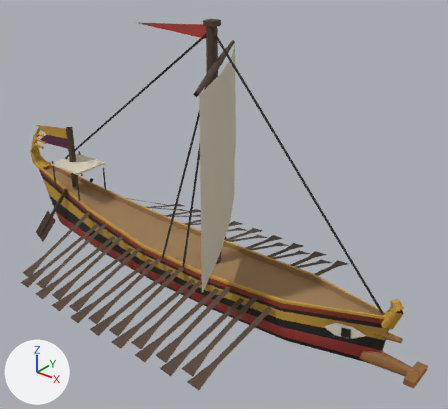
What one commit did to the glTF model public/harbour/kit/hull_gold_bireme_medium.glb.
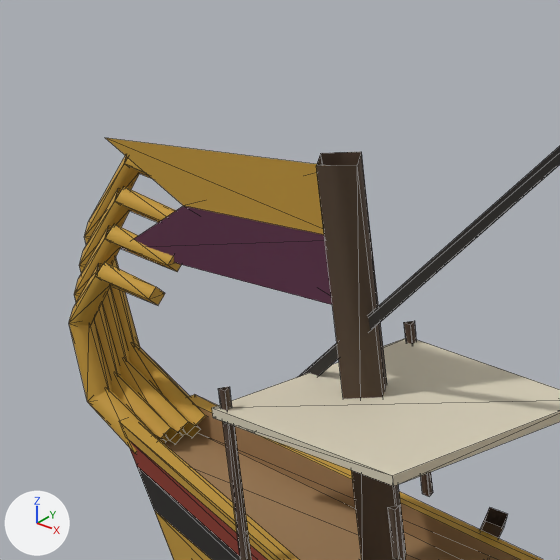
Each version appears first whole from a camera (50 mm lens) standing at (10.84, -11.67, 9.94) and looking at (1.23, 0.35, 2.49), and next in a close-up on the part from 5% to 23% of the width and 26% to 45% of the height. Lighting does not change. The marker at lower left points along +X, +Y and +Z. The first two pictures are the older version. The close-ups show mesh edges as thin lines. Where no turn or scale is listed for an object, it has been applied to the vertices. Vertices at exactly the same position are counted once.

Before the edit, the objects in view are built like this:
```python
me_deck_004 = bpy.data.meshes.new('deck.004')
me_deck_004.from_pydata(...)  # 64 vertices, 76 faces; spans x -1.25..1.25, y -0.78..0.78, z -1.61..1.61
me_deck_004.materials.append(mat_hb_opaque)
me_flag_004 = bpy.data.meshes.new('flag.004')
me_flag_004.from_pydata(...)  # 9 vertices, 9 faces; spans x -3.82..3.82, y -0.04..0.04, z -2.31..2.31
me_flag_004.materials.append(mat_hb_opaque)
me_hull_004 = bpy.data.meshes.new('hull.004')
me_hull_004.from_pydata(...)  # 286 vertices, 458 faces; spans x -7.24..7.24, y -0.9..0.9, z -1.86..1.86
me_hull_004.materials.append(mat_hb_opaque)
ob_deck = bpy.data.objects.new('deck', me_deck_004)
ob_deck.location = (-5.155, 0.0, 0.857)
ob_flag = bpy.data.objects.new('flag', me_flag_004)
ob_flag.location = (-2.682, -0.042, 5.03)
ob_hull = bpy.data.objects.new('hull', me_hull_004)
ob_hull.location = (0.127, 0.0, 1.274)
# also in view: 'rigging' at (0.26, 0.01, 4.1); 'mast' at (-1.81, 0.0, 4.01)
```
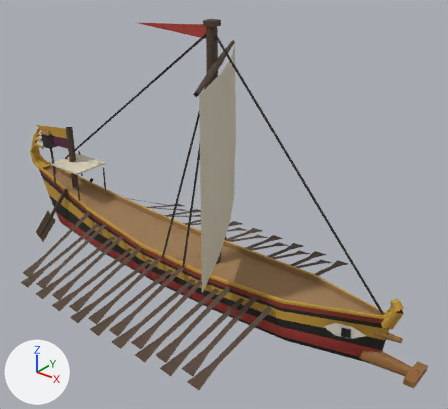
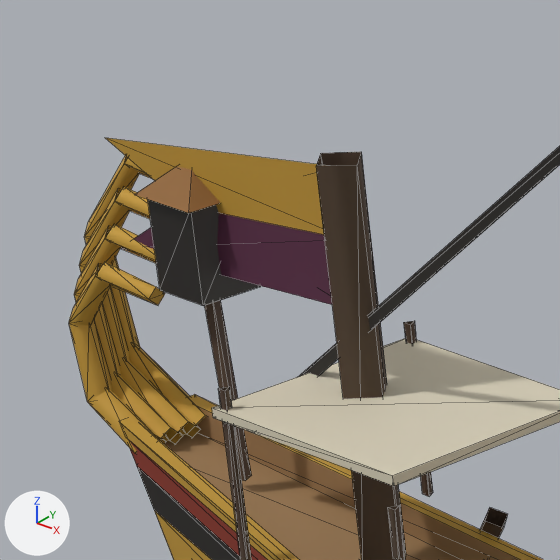
Where the newer file only moved an object's origin or applied its transform, the numbers keep the older frame.

Where the change shows, as pixel boxes [x1, y1, x2, y2] in the close-ups (560 x 560 px):
'deck', reshaped: before [212, 321, 560, 560]; after [134, 166, 560, 560]
'stern_lantern_glass', added: after [148, 199, 261, 306]
part 1 of me_deck_004, added: after [204, 300, 252, 481]
part 2 of me_deck_004, added: after [134, 166, 220, 213]

What changed in the scene script:
```text
Add mat_hb_emissive:
    mat_hb_emissive = bpy.data.materials.new('hb_emissive')
    # nodes: BsdfPrincipled, Mix, OutputMaterial, VertexColor
    # colours: white #e7e7e7, mixed with the vertex colours
Change me_deck_004:
    used by ob_deck; location = (-5.155, 0.0, 0.857)
    verts and faces of me_deck_004; kept vertices keep their numbers, new ones are numbered from 64
    remove me_deck_004.from_pydata(...)  # 64 vertices, 76 faces; spans x -1.25..1.25, y -0.78..0.78, z -1.61..1.61
    add me_deck_004.from_pydata(...)  # 79 vertices, 88 faces; spans x -1.25..1.25, y -0.78..0.78, z -1.61..2.43
    me_deck_004 part 1
    add verts[64] = (-0.7, 0.05, 0.79)  # pixel (251, 475)
    add verts[65] = (-0.73, -0.02, 0.79)
    add verts[66] = (-0.81, -0.02, 1.76)
    add verts[67] = (-0.77, 0.05, 1.76)
    add verts[68] = (-0.66, -0.02, 0.79)  # pixel (245, 480)
    add verts[69] = (-0.73, -0.02, 1.76)
    add verts[75] = (-0.94, -0.17, 1.76)  # pixel (159, 290)
    add verts[76] = (-0.94, 0.17, 1.76)
    add verts[77] = (-0.61, 0.17, 1.76)  # pixel (260, 286)
    add verts[78] = (-0.61, -0.17, 1.76)  # pixel (203, 305)
    add faces += [(64, 65, 66), (64, 66, 67), (65, 68, 69), (65, 69, 66), (64, 67, 68), (67, 69, 68)]
    add faces += [(75, 76, 77), (75, 77, 78)]
    me_deck_004 part 2
    add verts[70] = (-0.98, -0.21, 2.25)  # pixel (134, 194)
    add verts[71] = (-0.56, -0.21, 2.25)  # pixel (188, 213)
    add verts[72] = (-0.77, 0.0, 2.43)
    add verts[73] = (-0.56, 0.21, 2.25)
    add verts[74] = (-0.98, 0.21, 2.25)
    add faces += [(70, 71, 72), (71, 73, 72), (72, 73, 74), (70, 72, 74)]
Add me_stern_lantern_glass_004:
    me_stern_lantern_glass_004.from_pydata(...)  # 8 vertices, 8 faces; spans x -0.168..0.168, y -0.168..0.168, z -0.244..0.244
    me_stern_lantern_glass_004.materials.append(mat_hb_emissive)
Add ob_stern_lantern_glass:
    ob_stern_lantern_glass = bpy.data.objects.new('stern_lantern_glass', me_stern_lantern_glass_004)
    ob_stern_lantern_glass.location = (-5.928, 0.0, 2.86)
```
